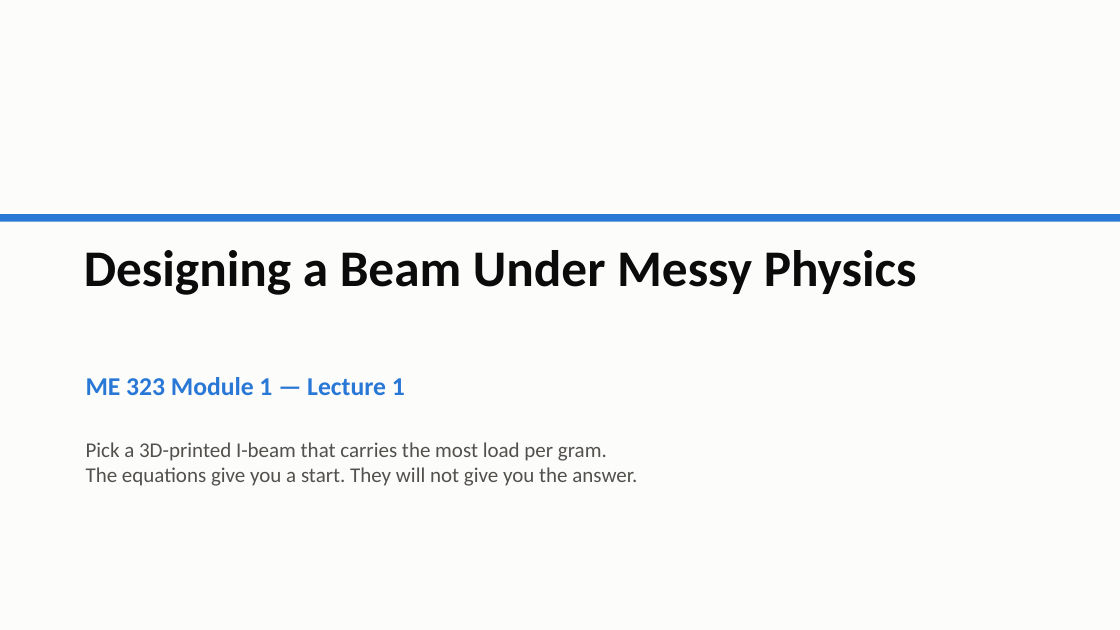
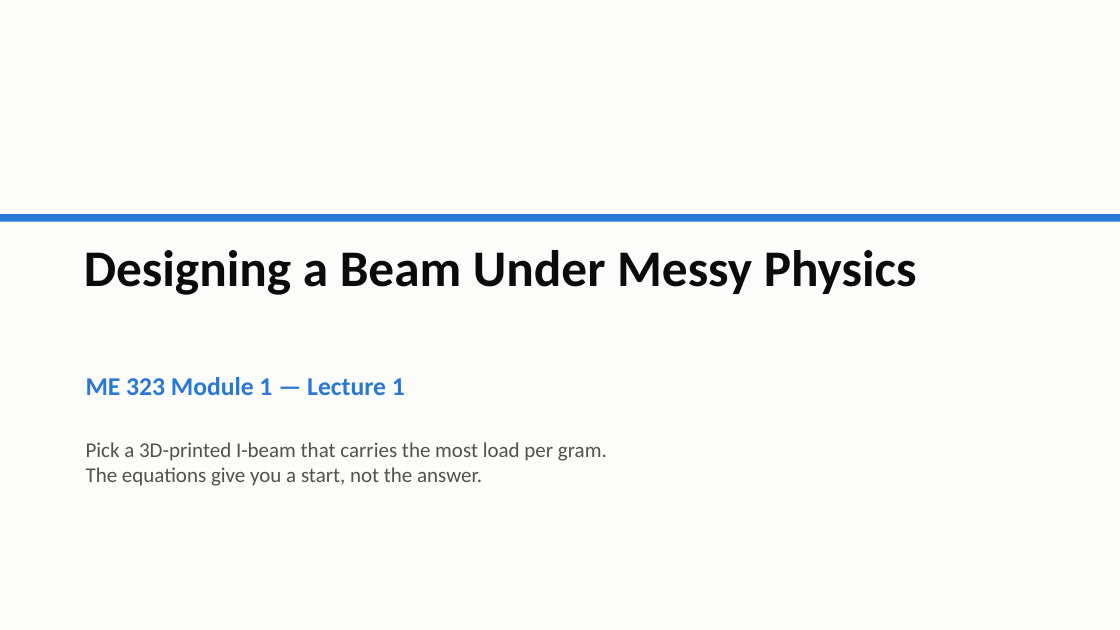
Before and after one commit to andrewvoss8-boop/core-me-data-science-activities-public, a slide deck: slide 1 of me323/Module1_drafts/ME323_Module1_Lecture1.pptx. Drawn at 1120x630 pixels with LibreOffice and Linux fonts; fonts in the diff are those of the drawing. Boxes give left, top, right and bottom in pixels: in the first picture for what was removed or moved away, otherwise in the second. Text is boxed around its words. In the diff, an @@ line names an element or a change of style, - is before the commit and + after.

```diff
--- a/me323/Module1_drafts/ME323_Module1_Lecture1.pptx
+++ b/me323/Module1_drafts/ME323_Module1_Lecture1.pptx
@@ text at box(86, 442, 607, 486): text changed @@
-Pick a 3D-printed I-beam that carries the most load per gram.
-The equations give you a start. They will not give you the answer.
+Pick a 3D-printed I-beam that carries the most load per gram.
+The equations give you a start, not the answer.
```
Also in this commit, not shown: 4 other slides changed, 5 other files.
